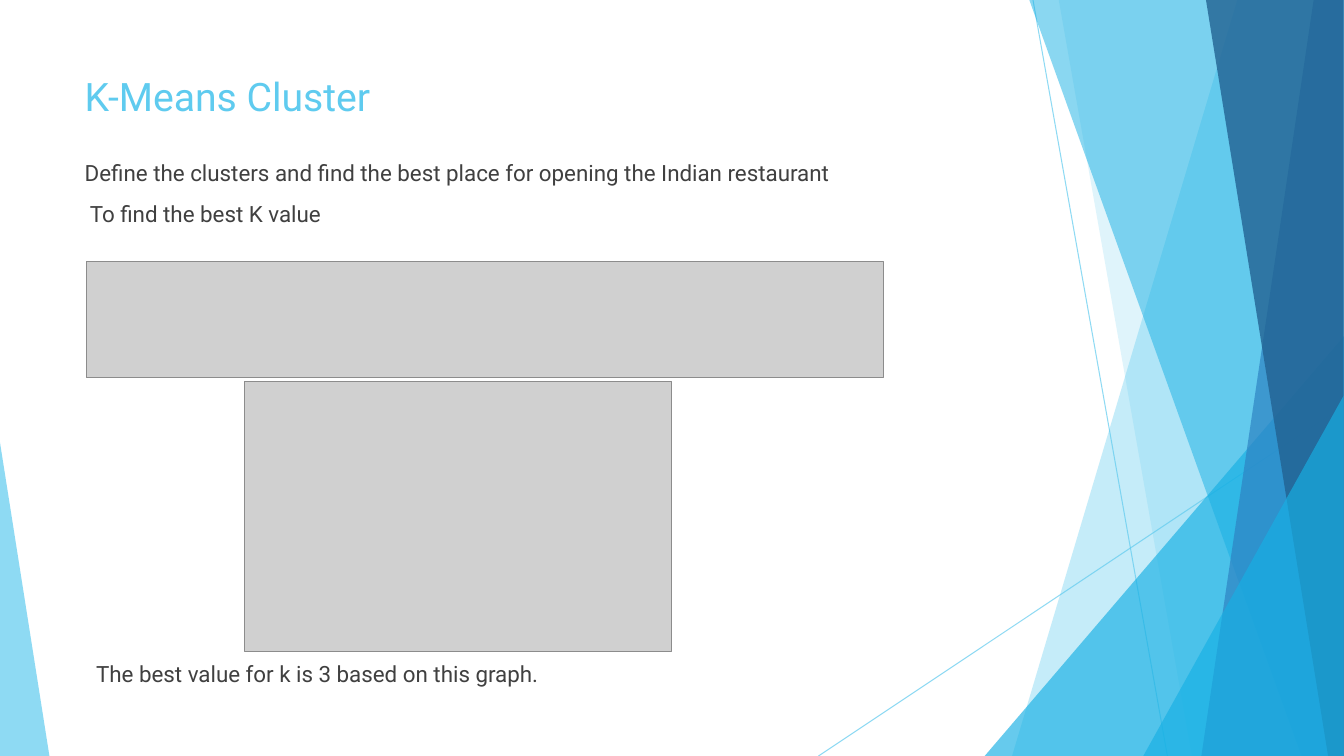
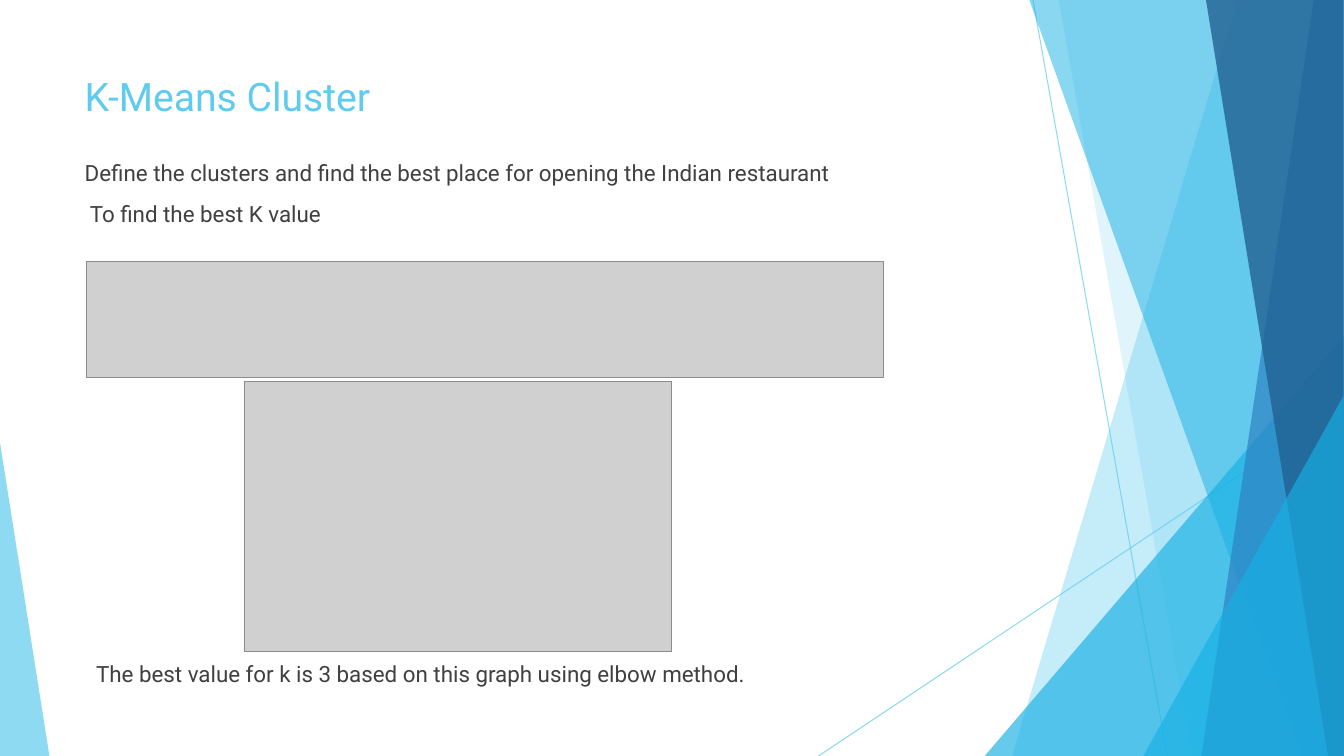
Before and after one commit to vpriyaraman/Coursera_Capstone, a slide deck: slide 5 of Capstone Project.pptx. Drawn at 1344x756 pixels with LibreOffice and Linux fonts; fonts in the diff are those of the drawing; grey boxes stand for pictures. Boxes give left, top, right and bottom in pixels: in the first picture for what was removed or moved away, otherwise in the second. Text is boxed around its words. In the diff, an @@ line names an element or a change of style, - is before the commit and + after.

```diff
--- a/Capstone Project.pptx
+++ b/Capstone Project.pptx
@@ text at (96,665,744,687): text changed @@
-The best value for k is 3 based on this graph.
+The best value for k is 3 based on this graph using elbow method.
```
Also in this commit, not shown: 2 other slides changed, 2 other files.
